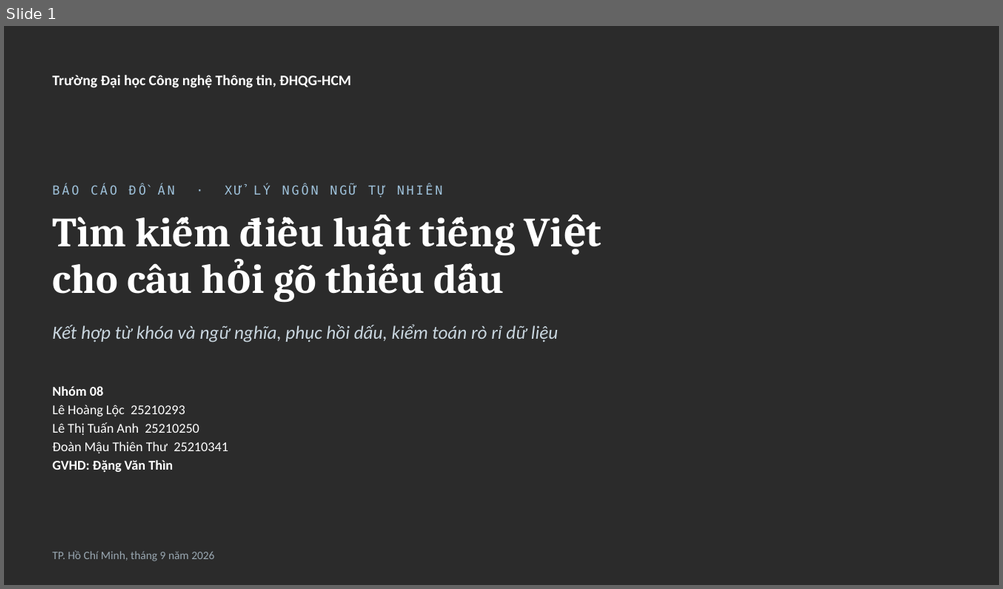
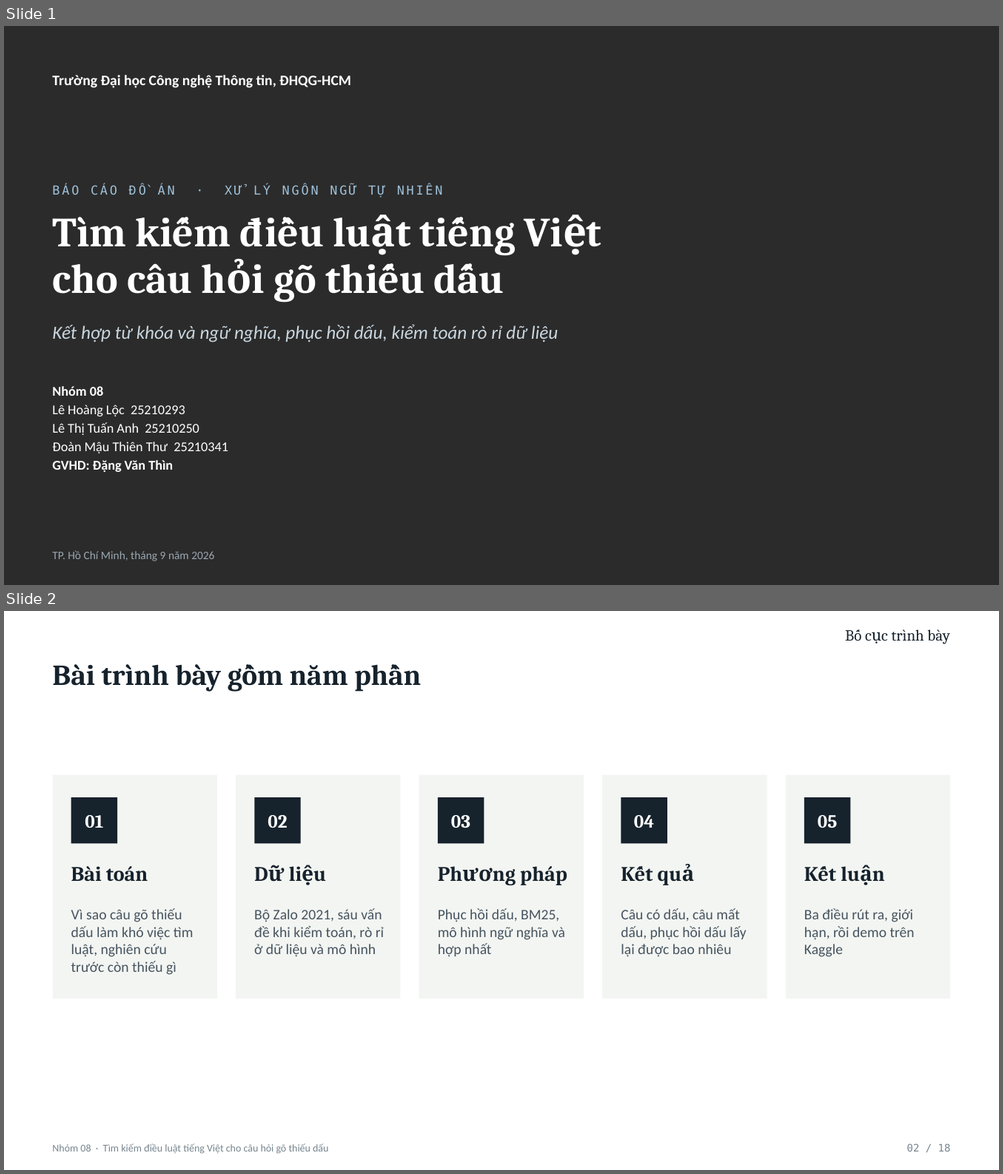
Before and after one commit to Messiac24/vietnamese-legal-retrieval-khong-dau, a slide deck: docs/slides/Nhom08_XLNNTN_BaoCao.pptx. Shown one above the other, each under a label of ours: slide 1 before the commit, slides 1 and 2 after it. The pictures are 1003x589 and 1003x1174 pixels, drawn with LibreOffice and Linux fonts; fonts in the diff are those of the drawing; background and template pictures are left out; a plain dark background stands for a picture behind light text. Boxes give left, top, right and bottom in pixels: in the first picture for what was removed or moved away, otherwise in the second. Text is boxed around its words. In the diff, an @@ line names an element or a change of style, - is before the commit and + after.

```diff
--- a/docs/slides/Nhom08_XLNNTN_BaoCao.pptx
+++ b/docs/slides/Nhom08_XLNNTN_BaoCao.pptx
@@ slide 2 added at (4, 611, 999, 1170), background #FFFFFF @@
@@ text added at (845, 629, 949, 644), 15 pt, text #16222C @@
+Bố cục trình bày
@@ text added at (52, 664, 348, 692), 28 pt, text #16222C, bold @@
+Bài trình bày gồm năm phần
@@ rectangle added at (53, 775, 217, 999), fill #F3F5F2 @@
@@ rectangle added at (236, 775, 401, 999), fill #F3F5F2 @@
@@ rectangle added at (419, 775, 583, 999), fill #F3F5F2 @@
@@ rectangle added at (603, 775, 767, 999), fill #F3F5F2 @@
@@ rectangle added at (785, 775, 950, 999), fill #F3F5F2 @@
@@ rectangle added at (71, 797, 117, 844), fill #16222C, 18 pt, text #FFFFFF, bold @@
+01
@@ rectangle added at (255, 797, 301, 844), fill #16222C, 18 pt, text #FFFFFF, bold @@
+02
@@ rectangle added at (438, 797, 484, 844), fill #16222C, 18 pt, text #FFFFFF, bold @@
+03
@@ rectangle added at (621, 797, 667, 844), fill #16222C, 18 pt, text #FFFFFF, bold @@
+04
@@ rectangle added at (804, 797, 850, 844), fill #16222C, 18 pt, text #FFFFFF, bold @@
+05
@@ text added at (71, 866, 148, 881), 20 pt, text #16222C, bold @@
+Bài toán
@@ text added at (520, 866, 567, 886), 20 pt, text #16222C, bold @@
+Phương pháp
@@ text added at (657, 864, 694, 886), 20 pt, text #16222C, bold @@
+Kết quả
@@ text added at (804, 861, 935, 898), 20 pt, text #16222C, bold @@
+Kết luận
@@ text added at (71, 908, 193, 975), 14 pt, text #46545F @@
+Vì sao câu gõ thiếu dấu làm khó việc tìm luật, nghiên cứu trước còn thiếu gì
@@ text added at (254, 908, 384, 954), 14 pt, text #46545F @@
+Bộ Zalo 2021, sáu vấn đề khi kiểm toán, rò rỉ ở dữ liệu và mô hình
@@ text added at (438, 908, 565, 957), 14 pt, text #46545F @@
+Phục hồi dấu, BM25, mô hình ngữ nghĩa và hợp nhất
@@ text added at (620, 908, 745, 957), 14 pt, text #46545F @@
+Câu có dấu, câu mất dấu, phục hồi dấu lấy lại được bao nhiêu
@@ text added at (804, 908, 914, 957), 14 pt, text #46545F @@
+Ba điều rút ra, giới hạn, rồi demo trên Kaggle
@@ text added at (266, 944, 307, 957), 20 pt, text #16222C, bold @@
+Dữ liệu
@@ text added at (52, 1144, 328, 1154), 10 pt, text #77858E @@
+Nhóm 08 · Tìm kiếm điều luật tiếng Việt cho câu hỏi gõ thiếu dấu
@@ text added at (907, 1144, 950, 1152), 10 pt, text #77858E @@
+02 / 18
```
Also in this commit, not shown: 15 slides changed.
